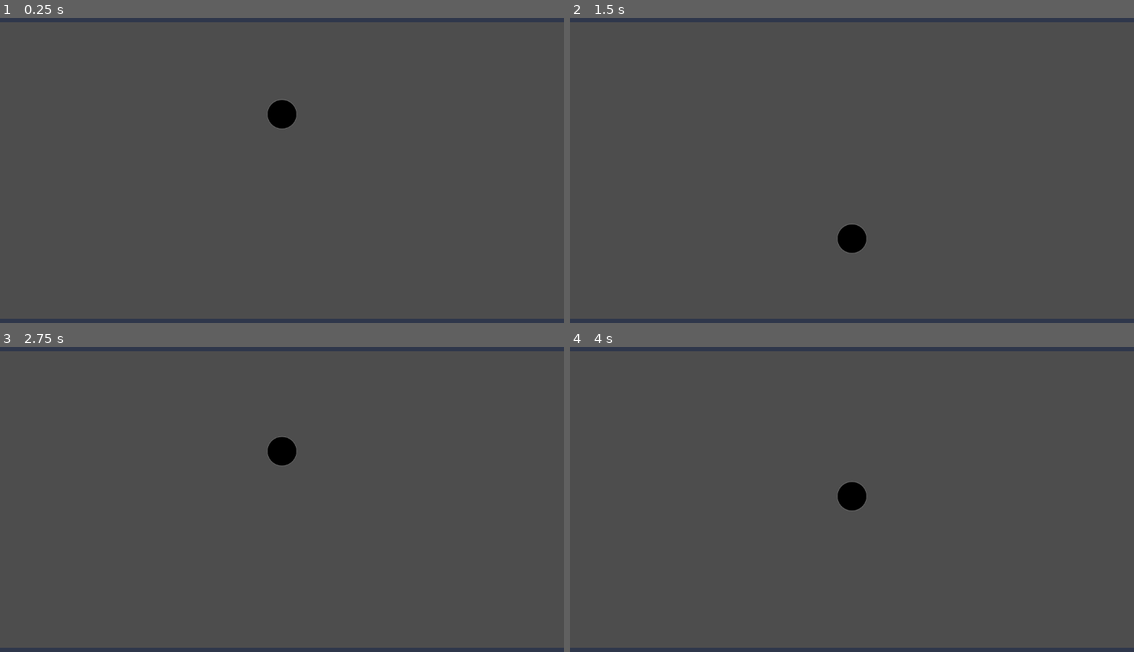
Above: before the commit, frames 1-4 (two rows, left to right).
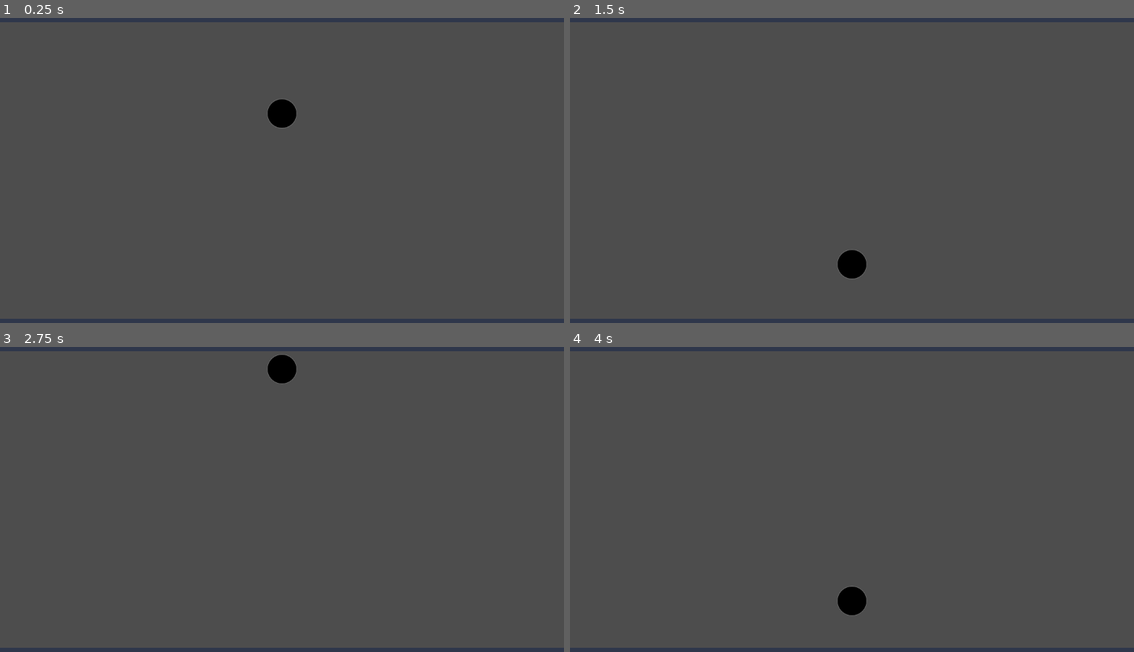
Above: after the commit, the same moments.

Repository: dagerydoo/jfk-game-building
Game: Godot game, scene res://game_board.tscn
Two runs of this game, one before a commit and one after it. Both use one fixed random seed, a clock stepped at 60 frames per second and the inputs below.
Inputs:
- Up to frame 1 (0.25 s): no input
- Up to frame 2 (1.5 s): no input
- Up to frame 3 (2.75 s): no input
- Up to frame 4 (4 s): no input

The runs differ from the first frame. In frame 1, less than 0.1% of the frame differs, in the area x 47-53%, y 26-37%; in frame 2, 0.7%; in frame 3, 0.8%; in frame 4, 0.8%, in the area x 47-53%, y 44-88%.

Commit message:
Removed damping

Diff:
--- a/wall-ball/game_board.tscn
+++ b/wall-ball/game_board.tscn
@@ -8,5 +8,6 @@
 [node name="Ball" parent="." instance=ExtResource("1_xrvgy")]
 position = Vector2(576, 324)
 linear_velocity = Vector2(0, -500)
+linear_damp_mode = 1
 
 [node name="Walls" parent="." instance=ExtResource("2_i37i2")]
